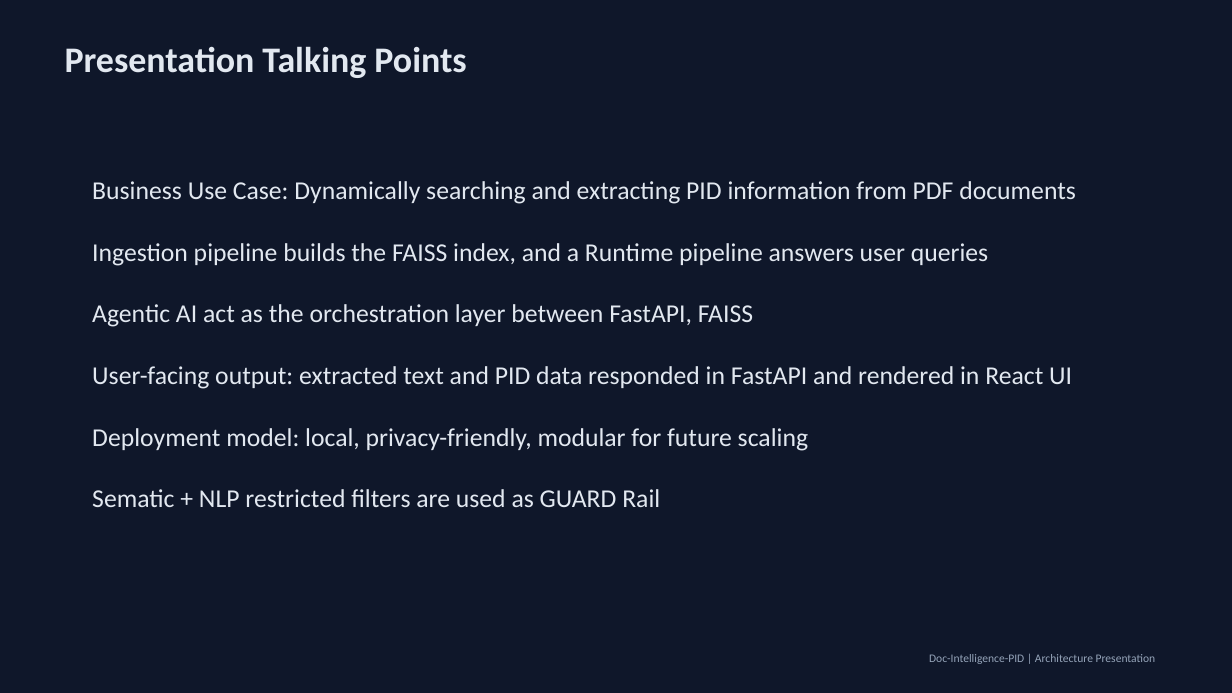
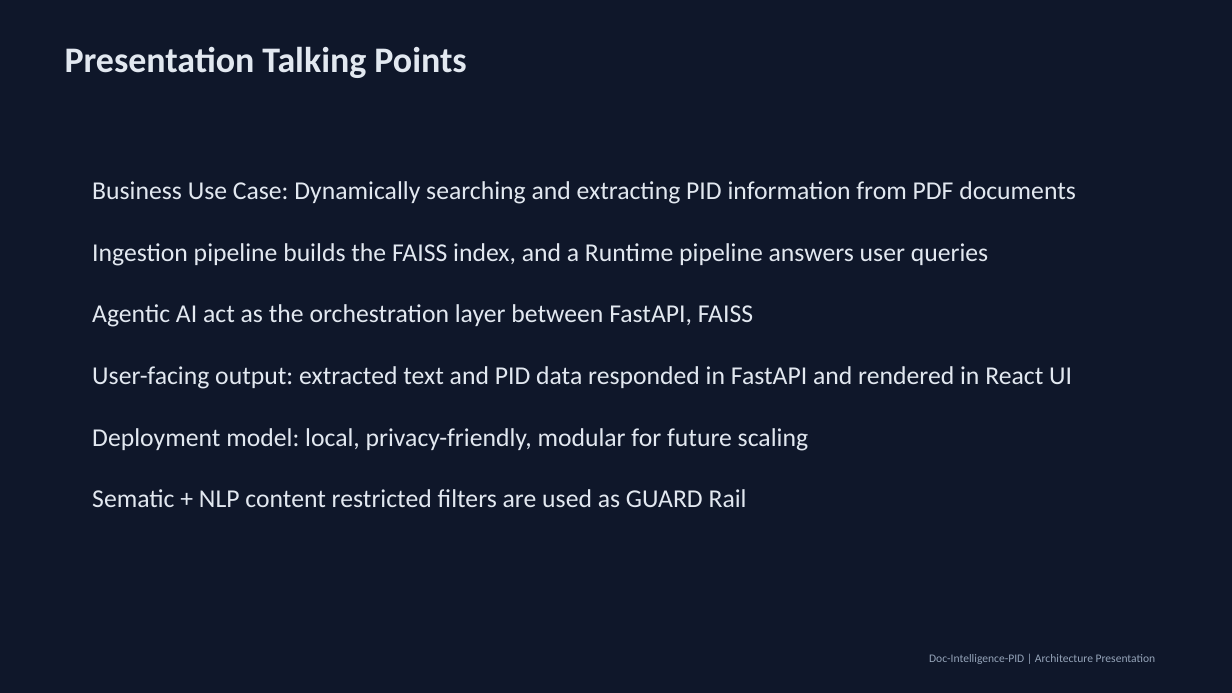
Before and after one commit to SriVinayaka/Doc-Intelligence-PID, a slide deck: slide 8 of Doc-Intelligence-PID-Presentation.pptx. Drawn at 1232x693 pixels with LibreOffice and Linux fonts; fonts in the diff are those of the drawing. Boxes give left, top, right and bottom in pixels: in the first picture for what was removed or moved away, otherwise in the second. Text is boxed around its words. In the diff, an @@ line names an element or a change of style, - is before the commit and + after.

```diff
--- a/Doc-Intelligence-PID-Presentation.pptx
+++ b/Doc-Intelligence-PID-Presentation.pptx
@@ text at [92,489,747,507]: text changed @@
-Sematic + NLP restricted filters are used as GUARD Rail
+Sematic + NLP content restricted filters are used as GUARD Rail
```
Also in this commit, not shown: 1 other slide changed, 2 other files.
